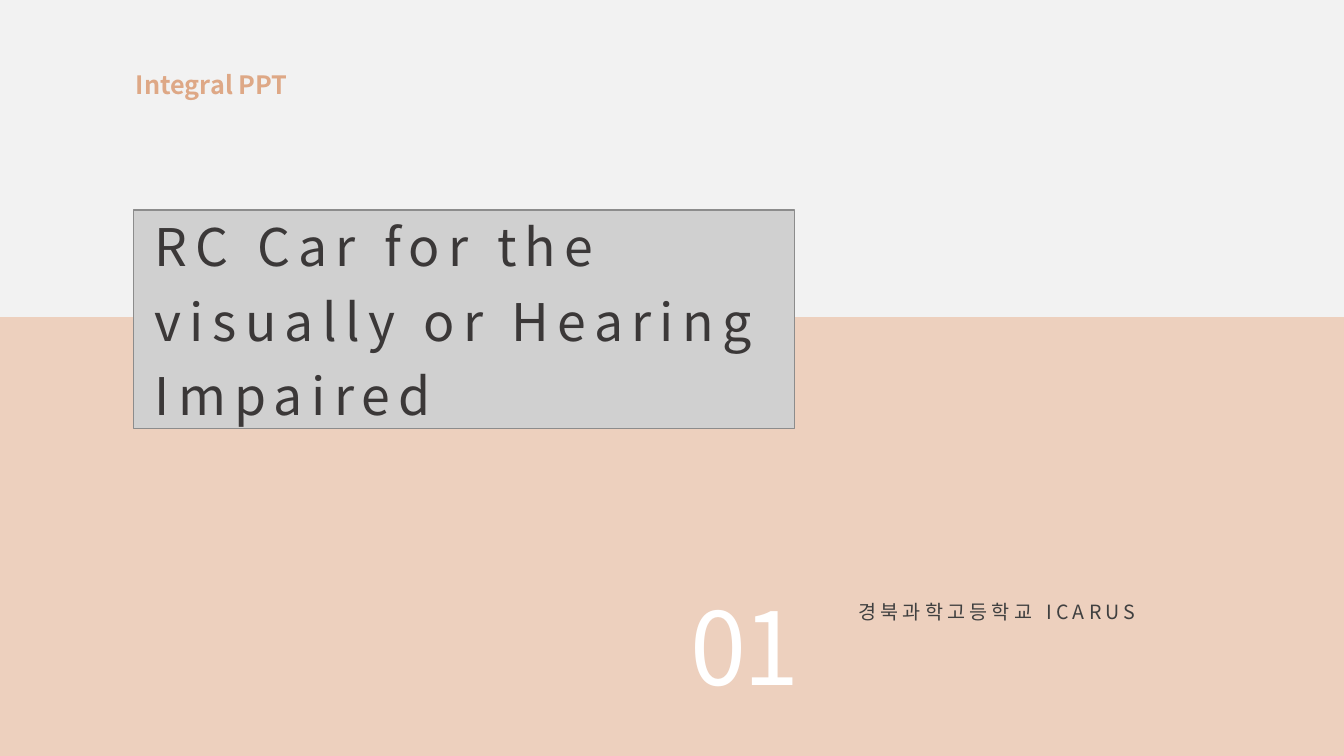
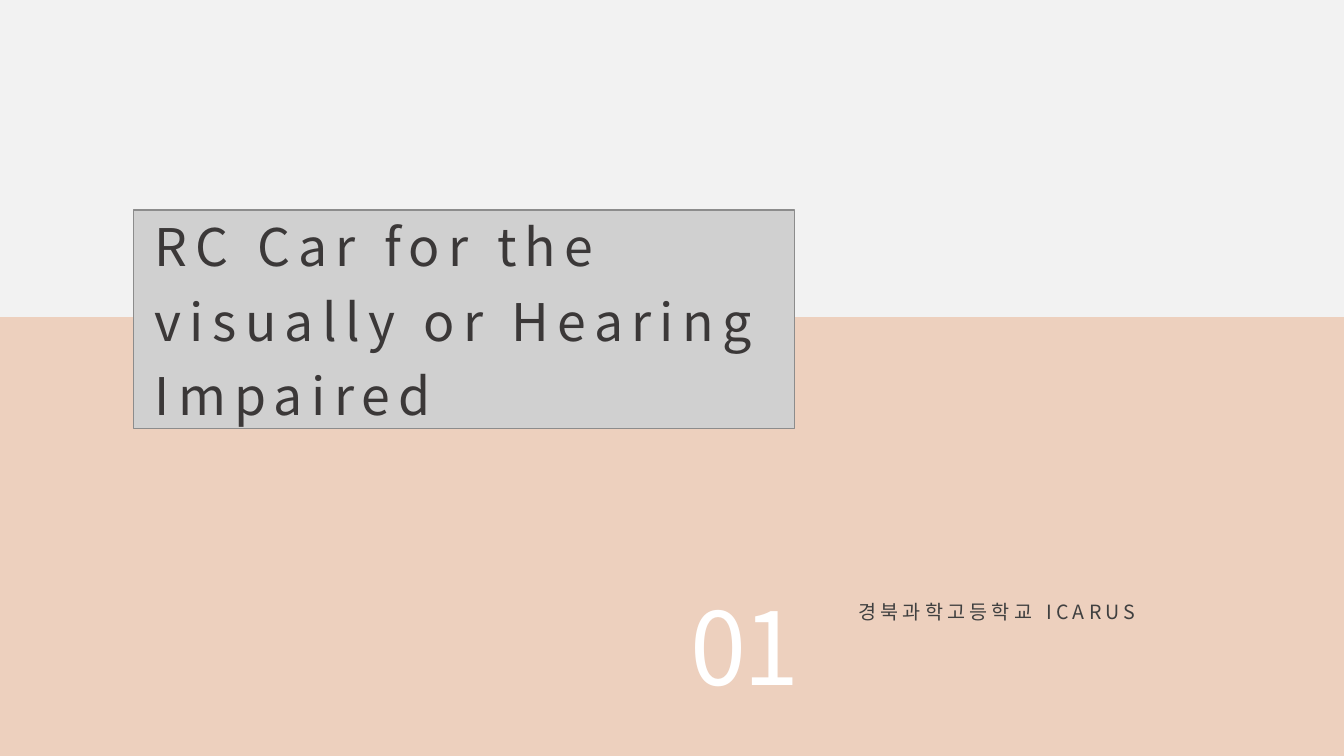
Before and after one commit to jsotouto/ICARUS, a slide deck: slide 1 of 경북과고 ICARUS 통합 PPT.pptx. Drawn at 1344x756 pixels with LibreOffice and Linux fonts; fonts in the diff are those of the drawing; grey boxes stand for pictures. Boxes give left, top, right and bottom in pixels: in the first picture for what was removed or moved away, otherwise in the second. Text is boxed around its words. In the diff, an @@ line names an element or a change of style, - is before the commit and + after.

```diff
--- a/경북과고 ICARUS 통합 PPT.pptx
+++ b/경북과고 ICARUS 통합 PPT.pptx
@@ text removed at bbox=[136, 74, 288, 100] @@
-Integral PPT
```
Also in this commit, not shown: 11 other slides changed, 1 slide added, 1 slide removed, 1 other file.
